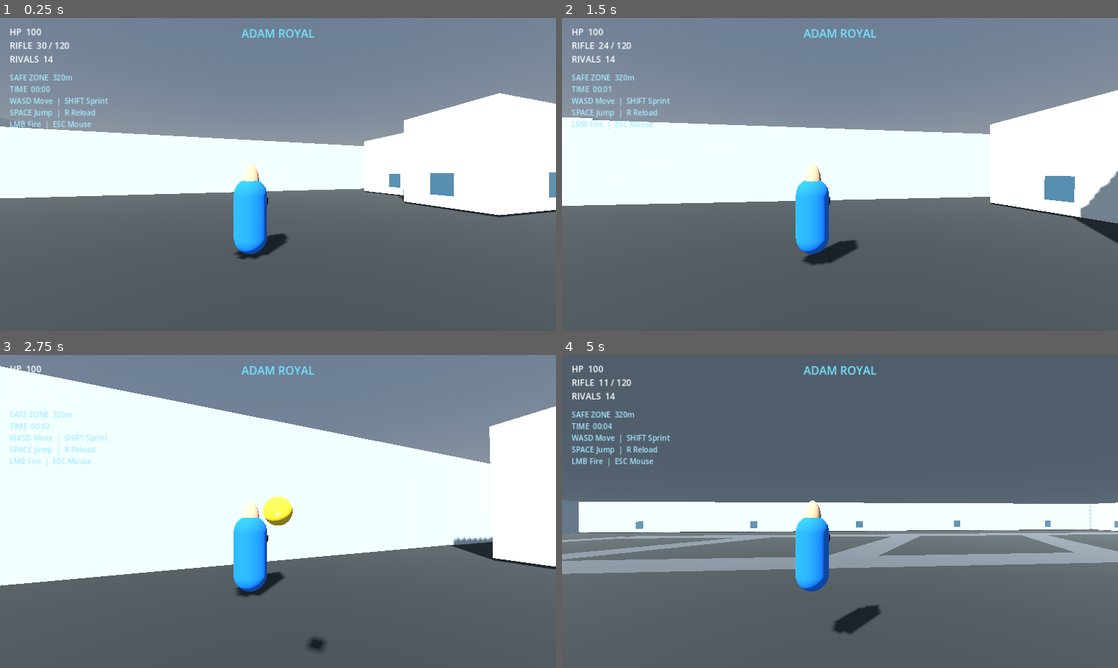
Above: before the commit, frames 1-4 (two rows, left to right).
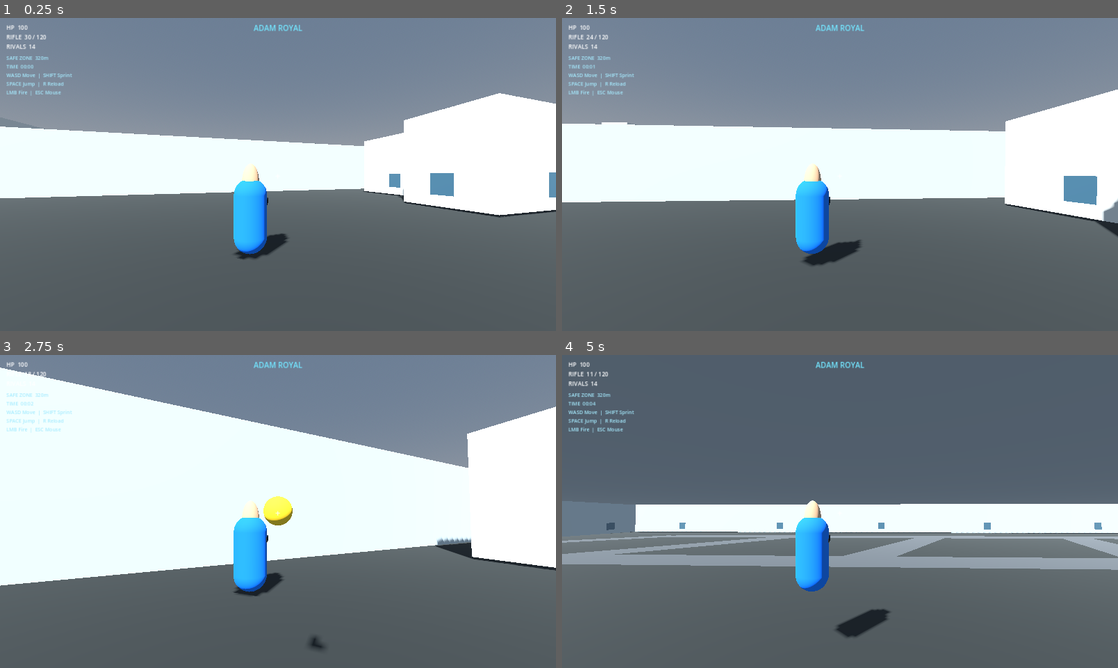
Above: after the commit, the same moments.

Repository: saeedhub101/Adam-City
Game: Godot game, scene res://main.tscn
Two runs of this game, one before a commit and one after it. Both use one fixed random seed, a clock stepped at 60 frames per second and the inputs below.
Inputs (mouse positions are in pixels of both pictures, inside the frame that each line leads up to):
- Up to frame 1 (0.25 s): no input
- Up to frame 2 (1.5 s): tap Enter (restart) at 0.5 s; move the mouse to (867, 174) at 0.52 s; press the mouse at (867, 174) at 0.53 s; hold W (move_forward) from 0.53 s (still down); tap Space (jump) at 0.77 s; move the mouse to (812, 174) at 1.27 s; release the mouse at (812, 174) at 1.28 s; tap Shift (sprint) at 1.35 s
- Up to frame 3 (2.75 s): keep holding W (move_forward); tap Space (jump) at 1.52 s; move the mouse to (289, 505) at 2.02 s; press the mouse at (289, 505) at 2.03 s
- Up to frame 4 (5 s): keep holding W (move_forward); move the mouse to (834, 517) at 2.77 s; release the mouse at (834, 517) at 2.78 s; tap Shift (sprint) at 2.85, 4.35 s; click (834, 517) at 2.92 s; tap Space (jump) at 3.02, 3.77, 4.52 s; move the mouse to (878, 514) at 3.52 s; press the mouse at (878, 514) at 3.53 s; move the mouse to (795, 508) at 4.27 s; release the mouse at (795, 508) at 4.28 s

The runs differ from the first frame. In frame 1, 1.5% of the frame differs, in the area x 1-57%, y 2-36%; in frame 2, 3.9%; in frame 3, 3.7%; in frame 4, 8.5%, in the area x 0-100%, y 2-91%.

Commit message:
Set Adam Royal gameplay viewport to Full HD

Diff:
--- a/SaeedRoyaleGodot/project.godot
+++ b/SaeedRoyaleGodot/project.godot
@@ -7,8 +7,10 @@
 config/description="Adam Royal — a standalone 3D battle royale survival game."
 
 [display]
-window/size/viewport_width=1280
-window/size/viewport_height=720
+window/size/viewport_width=1920
+window/size/viewport_height=1080
+window/size/window_width_override=1920
+window/size/window_height_override=1080
 window/stretch/mode="canvas_items"
 
 [rendering]
